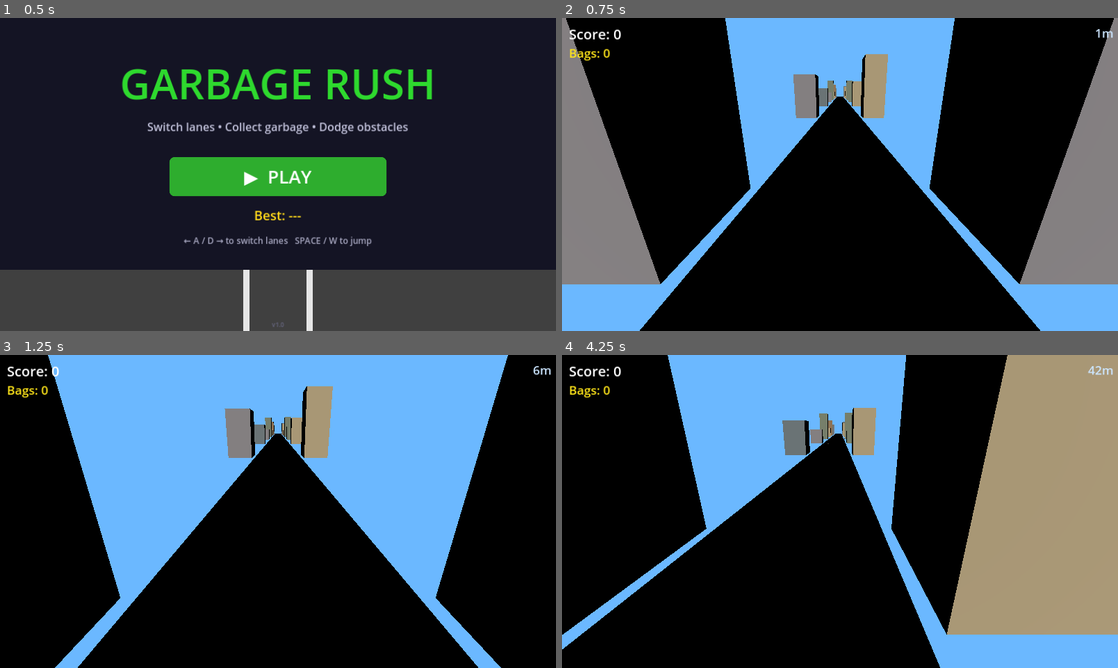
Above: before the commit, frames 1-4 (two rows, left to right).
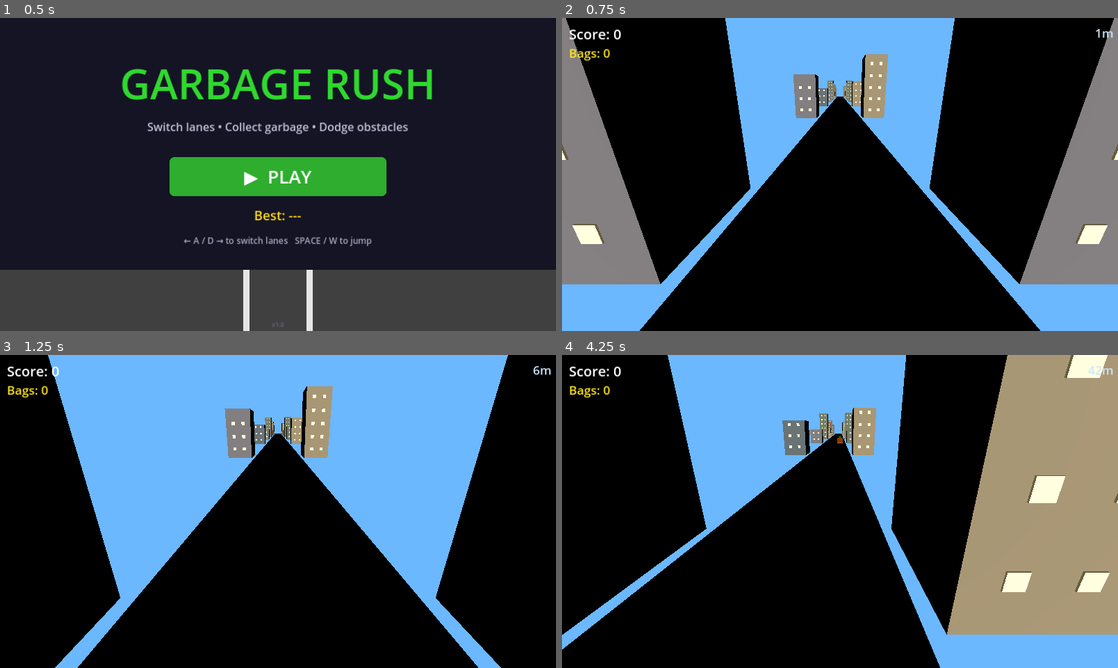
Above: after the commit, the same moments.

Repository: bhavyat81/runner
Game: Godot game, scene res://scenes/main_menu.tscn
Same seed, same stepped clock (60 frames per second), same inputs: the game is played once before the commit and once after it.
Inputs (mouse positions are in pixels of both pictures, inside the frame that each line leads up to):
- Up to frame 1 (0.5 s): no input
- Up to frame 2 (0.75 s): click "▶ PLAY" at 0.5 s
- Up to frame 3 (1.25 s): no input
- Up to frame 4 (4.25 s): move the mouse to (962, 495) at 1.27 s; hold D (move_right) 1.28-2.03 s; click (962, 495) at 1.42 s; tap Space (jump) at 1.52, 2.27, 3.77 s; move the mouse to (728, 527) at 2.02 s; hold A (move_left) 2.03-2.78 s; move the mouse to (895, 442) at 2.77 s; hold D (move_right) from 2.78 s (still down); move the mouse to (812, 574) at 3.52 s; click (812, 574) at 3.67 s

Frame 1 is identical in both runs. In frame 2, 0.7% of the frame differs, in the area x 0-100%, y 14-73%; in frame 3, 0.1%; in frame 4, 1.7%, in the area x 40-100%, y 0-76%.

Commit message:
Fix: garbage markers killing player, polish graphics & visibility
- obstacle.gd: collision_layer=2/mask=1, bigger mesh (1.8x2.0x2.5), emission glow
- garbage_marker.gd: collision_layer=4/mask=1, larger red disc (r=1.1), green
  bag with emission, collision height reduced to 0.8, pulsing glow animation
- truck.gd: collision_layer=1/mask=1 in _ready()
- game.gd: brighter obstacle colors, garbage timer 2.5-4.0s
- building.gd: add lit window details with emission glow
- scenes: set collision_layer/mask in obstacle.tscn, garbage_marker.tscn, truck.tscn

Co-authored-by: bhavyat81 <233542359+bhavyat81@users.noreply.github.com>

Diff:
--- a/scenes/garbage_marker.tscn
+++ b/scenes/garbage_marker.tscn
@@ -3,6 +3,8 @@
 [ext_resource type="Script" path="res://scripts/garbage_marker.gd" id="1_marker"]
 
 [node name="GarbageMarker" type="Area3D"]
+collision_layer = 4
+collision_mask = 1
 script = ExtResource("1_marker")
 
 [node name="MarkerMesh" type="MeshInstance3D" parent="."]
--- a/scenes/obstacle.tscn
+++ b/scenes/obstacle.tscn
@@ -3,6 +3,8 @@
 [ext_resource type="Script" path="res://scripts/obstacle.gd" id="1_obstacle"]
 
 [node name="Obstacle" type="Area3D"]
+collision_layer = 2
+collision_mask = 1
 script = ExtResource("1_obstacle")
 
 [node name="Mesh" type="MeshInstance3D" parent="."]
--- a/scenes/truck.tscn
+++ b/scenes/truck.tscn
@@ -20,6 +20,8 @@
 roughness = 0.15
 
 [node name="Truck" type="CharacterBody3D"]
+collision_layer = 1
+collision_mask = 1
 script = ExtResource("1_truck")
 
 [node name="TruckBody" type="MeshInstance3D" parent="."]
--- a/scripts/building.gd
+++ b/scripts/building.gd
@@ -13,3 +13,28 @@
 	var mat := StandardMaterial3D.new()
 	mat.albedo_color = color
 	mesh_instance.material_override = mat
+
+	# Add window lights for visual polish
+	_add_windows(height)
+
+func _add_windows(height: float) -> void:
+	var window_mat := StandardMaterial3D.new()
+	window_mat.albedo_color = Color(1.0, 0.95, 0.7, 1.0)
+	window_mat.emission_enabled = true
+	window_mat.emission = Color(1.0, 0.9, 0.6, 1.0)
+	window_mat.emission_energy_multiplier = 0.4
+
+	var win_mesh := BoxMesh.new()
+	win_mesh.size = Vector3(0.5, 0.5, 0.05)
+
+	var floors := int(height / 2.0)
+	for f in range(floors):
+		for w in range(2):
+			var win := MeshInstance3D.new()
+			win.mesh = win_mesh
+			win.material_override = window_mat
+			var x_offset := -0.8 + w * 1.6
+			var y_pos := 1.5 + f * 2.0
+			if y_pos < height - 0.5:
+				win.position = Vector3(x_offset, y_pos, 3.02)
+				add_child(win)
--- a/scripts/game.gd
+++ b/scripts/game.gd
@@ -117,16 +117,17 @@
 	obstacle_container.add_child(obs)
 	obs.position.z = SPAWN_Z
 
+	# BRIGHT, high-contrast colors
 	var colors := [
-		Color(1.0, 0.25, 0.25, 1),
-		Color(1.0, 0.55, 0.05, 1),
-		Color(1.0, 0.9, 0.1, 1),
+		Color(1.0, 0.0, 0.0, 1),    # Bright red
+		Color(1.0, 0.5, 0.0, 1),    # Bright orange
+		Color(1.0, 1.0, 0.0, 1),    # Bright yellow
 	]
 	obs.setup(randi() % 3, colors[randi() % colors.size()])
 
 	var ratio: float = (GameManager.current_speed - GameManager.BASE_SPEED) / \
 		(GameManager.MAX_SPEED - GameManager.BASE_SPEED)
-	obstacle_timer.start(lerpf(3.5, 1.2, clampf(ratio, 0.0, 1.0)))
+	obstacle_timer.start(lerpf(3.5, 1.5, clampf(ratio, 0.0, 1.0)))
 
 func _spawn_garbage_marker() -> void:
 	if GameManager.current_state != GameManager.GameState.PLAYING:
@@ -134,11 +135,11 @@
 
 	var marker: Area3D = MARKER_SCENE.instantiate()
 	marker_container.add_child(marker)
-	marker.position.z = SPAWN_Z
-	marker.position.y = 0.03
+	marker.position.z = SPAWN_Z - randf_range(0.0, 15.0)
+	marker.position.y = 0.05
 	marker.setup(randi() % 3)
 
-	garbage_timer.start(randf_range(1.8, 3.5))
+	garbage_timer.start(randf_range(2.5, 4.0))
 
 func _on_truck_died() -> void:
 	obstacle_timer.stop()
--- a/scripts/garbage_marker.gd
+++ b/scripts/garbage_marker.gd
@@ -12,54 +12,65 @@
 var lane: int = 1
 var collected: bool = false
 var bag_falling: bool = true
+var pulse_time: float = 0.0
 
-const BAG_START_Y: float = 10.0
-const BAG_END_Y: float = 0.35
-const BAG_FALL_SPEED: float = 8.0
+const BAG_START_Y: float = 12.0
+const BAG_END_Y: float = 0.5
+const BAG_FALL_SPEED: float = 6.0
 
 func _ready() -> void:
+	collision_layer = 4
+	collision_mask = 1
 	body_entered.connect(_on_body_entered)
 	_build_meshes()
 
 func _build_meshes() -> void:
-	# Red glowing disc on road surface
+	# Bright red glowing disc on road surface - LARGER and more visible
 	var cyl := CylinderMesh.new()
-	cyl.top_radius = 0.85
-	cyl.bottom_radius = 0.85
-	cyl.height = 0.06
+	cyl.top_radius = 1.1
+	cyl.bottom_radius = 1.1
+	cyl.height = 0.08
 	marker_mesh.mesh = cyl
 
 	var red_mat := StandardMaterial3D.new()
-	red_mat.albedo_color = Color(1.0, 0.05, 0.05, 1.0)
+	red_mat.albedo_color = Color(1.0, 0.1, 0.1, 0.9)
 	red_mat.emission_enabled = true
 	red_mat.emission = Color(1.0, 0.0, 0.0, 1.0)
-	red_mat.emission_energy_multiplier = 0.6
+	red_mat.emission_energy_multiplier = 1.5
+	red_mat.transparency = BaseMaterial3D.TRANSPARENCY_ALPHA
 	marker_mesh.material_override = red_mat
 
-	# Dark garbage bag falling from building roof
+	# Garbage bag - BRIGHT GREEN so it's visible, larger
 	var sphere := SphereMesh.new()
-	sphere.radius = 0.3
-	sphere.height = 0.6
+	sphere.radius = 0.45
+	sphere.height = 0.9
 	garbage_bag.mesh = sphere
 	garbage_bag.position.y = BAG_START_Y
 
-	var dark_mat := StandardMaterial3D.new()
-	dark_mat.albedo_color = Color(0.15, 0.15, 0.15, 1.0)
-	garbage_bag.material_override = dark_mat
+	var bag_mat := StandardMaterial3D.new()
+	bag_mat.albedo_color = Color(0.1, 0.6, 0.1, 1.0)
+	bag_mat.emission_enabled = true
+	bag_mat.emission = Color(0.0, 0.4, 0.0, 1.0)
+	bag_mat.emission_energy_multiplier = 0.3
+	garbage_bag.material_override = bag_mat
 
-	# Cylindrical collision zone covering the disc area
+	# Smaller collision zone - won't overlap with truck as easily
 	var cyl_shape := CylinderShape3D.new()
-	cyl_shape.radius = 0.85
-	cyl_shape.height = 1.5
+	cyl_shape.radius = 1.0
+	cyl_shape.height = 0.8
 	collision_shape.shape = cyl_shape
-	collision_shape.position.y = 0.75
+	collision_shape.position.y = 0.4
 
 func setup(p_lane: int) -> void:
 	lane = p_lane
 	position.x = LANE_X[lane]
 
 func _process(delta: float) -> void:
-	if bag_falling and not collected:
+	if collected:
+		return
+
+	# Falling bag animation
+	if bag_falling:
 		garbage_bag.position.y = maxf(
 			garbage_bag.position.y - BAG_FALL_SPEED * delta,
 			BAG_END_Y
@@ -67,6 +78,13 @@
 		if garbage_bag.position.y <= BAG_END_Y:
 			bag_falling = false
 
+	# Pulsing glow effect on the red circle
+	pulse_time += delta * 4.0
+	var pulse := (sin(pulse_time) + 1.0) * 0.5
+	var mat: StandardMaterial3D = marker_mesh.material_override
+	if mat:
+		mat.emission_energy_multiplier = lerpf(0.8, 2.5, pulse)
+
 func _on_body_entered(body: Node3D) -> void:
 	if body.is_in_group("truck") and not collected:
 		collected = true
--- a/scripts/obstacle.gd
+++ b/scripts/obstacle.gd
@@ -8,24 +8,29 @@
 const LANE_X: Array[float] = [-2.0, 0.0, 2.0]
 
 func _ready() -> void:
+	collision_layer = 2
+	collision_mask = 1
 	body_entered.connect(_on_body_entered)
 
 func setup(lane: int, color: Color) -> void:
 	position.x = LANE_X[lane]
 
 	var box := BoxMesh.new()
-	box.size = Vector3(1.6, 1.2, 1.8)
+	box.size = Vector3(1.8, 2.0, 2.5)
 	mesh_instance.mesh = box
-	mesh_instance.position.y = 0.6
+	mesh_instance.position.y = 1.0
 
 	var mat := StandardMaterial3D.new()
 	mat.albedo_color = color
+	mat.emission_enabled = true
+	mat.emission = color
+	mat.emission_energy_multiplier = 0.5
 	mesh_instance.material_override = mat
 
 	var shape := BoxShape3D.new()
-	shape.size = Vector3(1.6, 1.2, 1.8)
+	shape.size = Vector3(1.8, 2.0, 2.5)
 	collision_shape.shape = shape
-	collision_shape.position.y = 0.6
+	collision_shape.position.y = 1.0
 
 func _on_body_entered(body: Node3D) -> void:
 	if body.is_in_group("truck"):
--- a/scripts/truck.gd
+++ b/scripts/truck.gd
@@ -22,6 +22,8 @@
 signal died
 
 func _ready() -> void:
+	collision_layer = 1
+	collision_mask = 1
 	current_lane = 1
 	target_x = LANES[current_lane]
 	position = Vector3(0.0, 0.0, 0.0)
